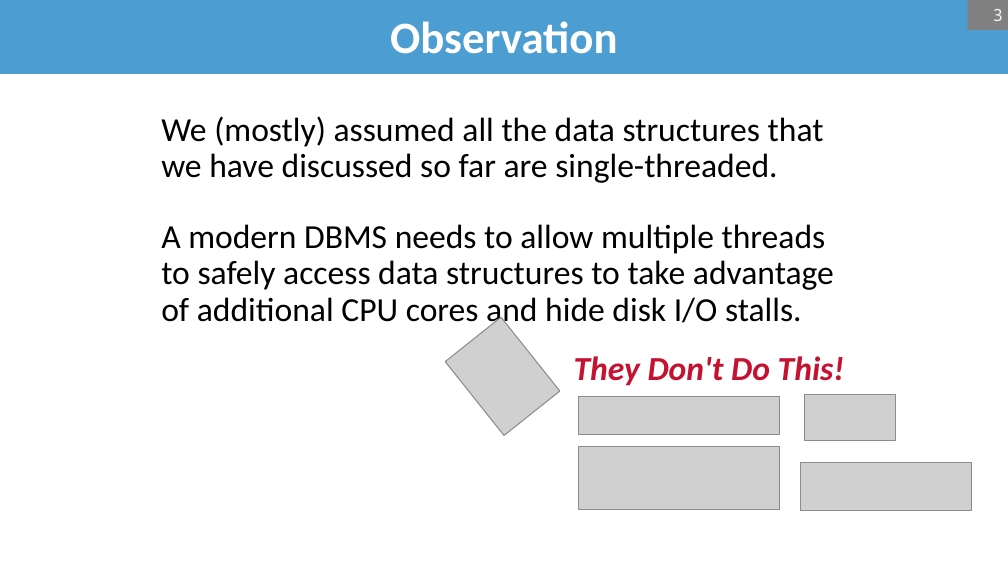
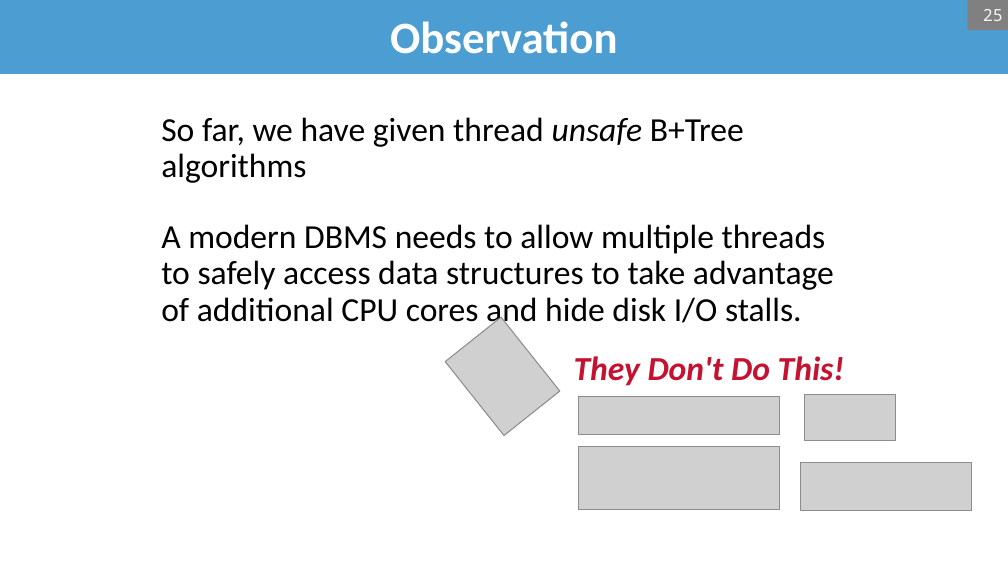
Before and after one commit to bsb20/bsb20.github.io, a slide deck: slide 25 of docs/421_f26/lectures/L08_concurrent_b_plus.pptx (slide 3 before the commit). Drawn at 1008x567 pixels with LibreOffice and Linux fonts; fonts in the diff are those of the drawing; grey boxes stand for pictures; background and template pictures are left out. Boxes give left, top, right and bottom in pixels: in the first picture for what was removed or moved away, otherwise in the second. Text is boxed around its words. In the diff, an @@ line names an element or a change of style, - is before the commit and + after.

```diff
--- a/docs/421_f26/lectures/L08_concurrent_b_plus.pptx
+++ b/docs/421_f26/lectures/L08_concurrent_b_plus.pptx
@@ page number at box(983, 9, 1003, 21): text changed @@
-3
+25
@@ text at box(161, 117, 744, 183): text changed @@
-We (mostly) assumed all the data structures that we have discussed so far are single-threaded.
+So far, we have given thread unsafe B+Tree algorithms
```
Also in this commit, not shown: 14 other slides changed, 25 slides added, 1 slide removed, 1 other file.
